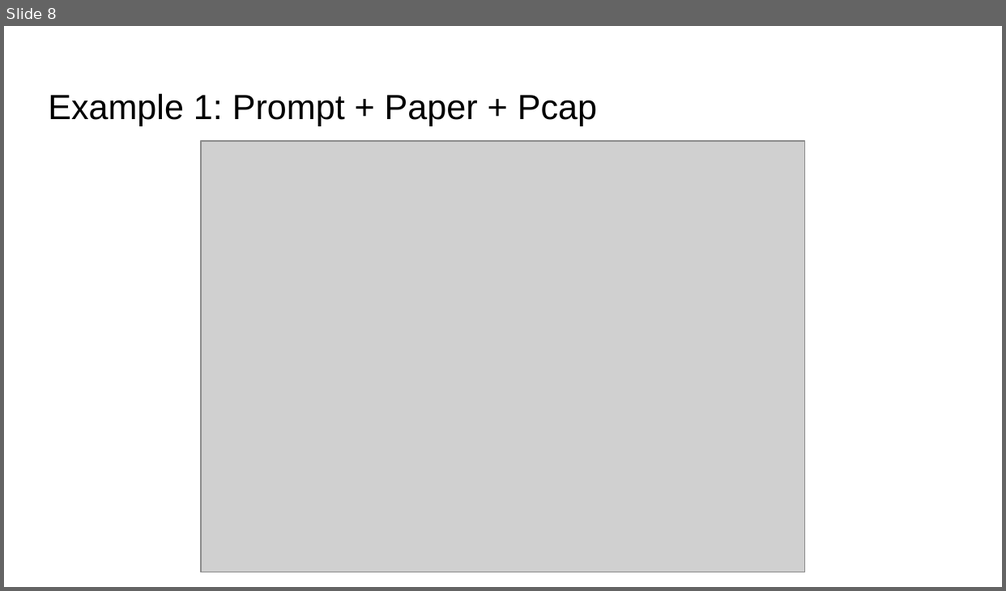
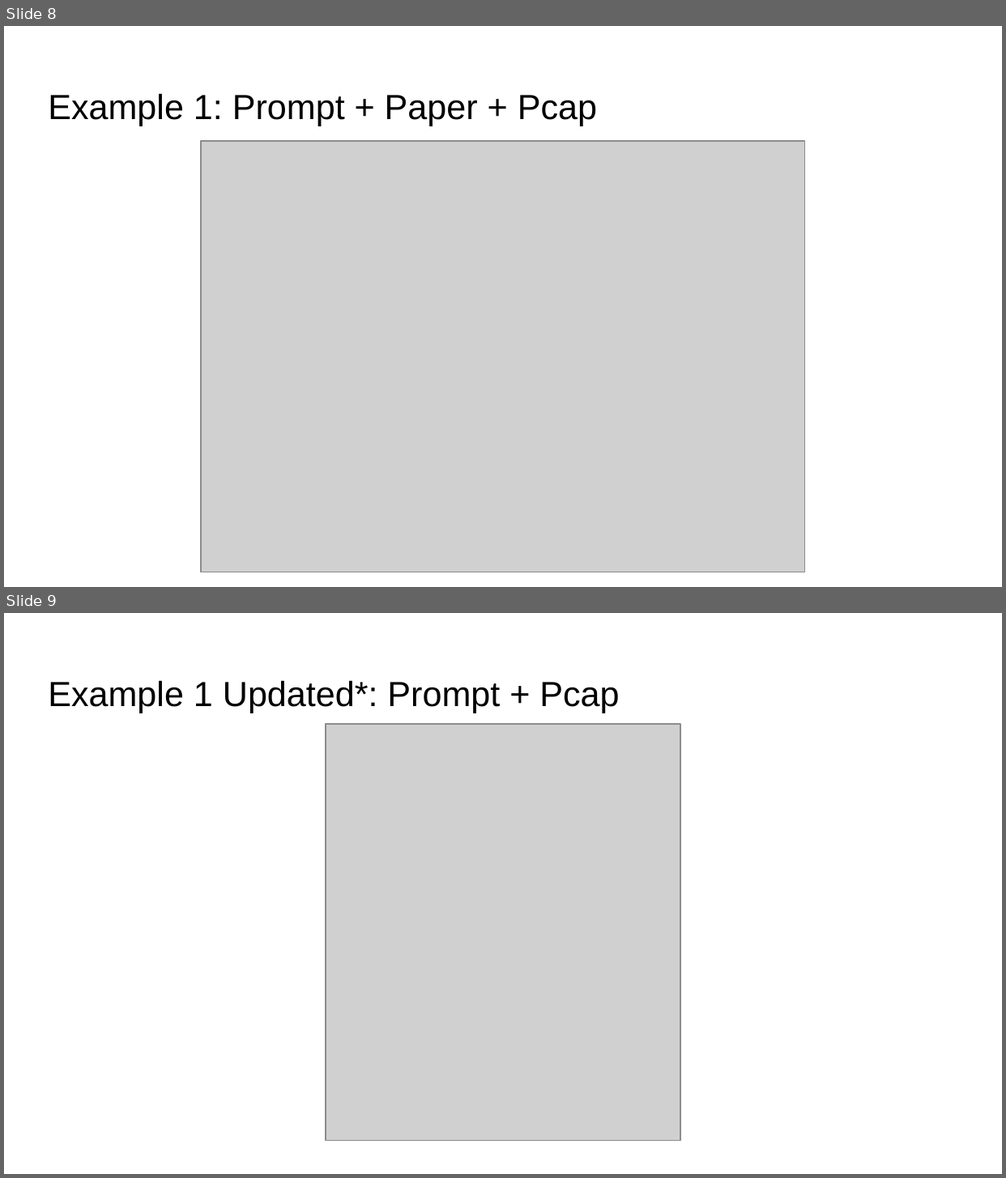
Before and after one commit to gshachar12/auto-diagram, a slide deck: Auto diagram.pptx. Shown one above the other, each under a label of ours: slide 8 before the commit, slides 8 and 9 after it. The pictures are 1006x591 and 1006x1178 pixels, drawn with LibreOffice and Linux fonts; fonts in the diff are those of the drawing; grey boxes stand for pictures. Boxes give left, top, right and bottom in pixels: in the first picture for what was removed or moved away, otherwise in the second. Text is boxed around its words. In the diff, an @@ line names an element or a change of style, - is before the commit and + after.

```diff
--- a/Auto diagram.pptx
+++ b/Auto diagram.pptx
@@ slide 9 added at <box>4,613,1002,1174</box>, background #FFFFFF @@
@@ title added at <box>48,680,619,713</box>, 25.2 pt, text #000000 @@
+Example 1 Updated*: Prompt + Pcap
@@ picture added at <box>326,724,680,1141</box> @@
```
Also in this commit, not shown: 2 other slides added.
